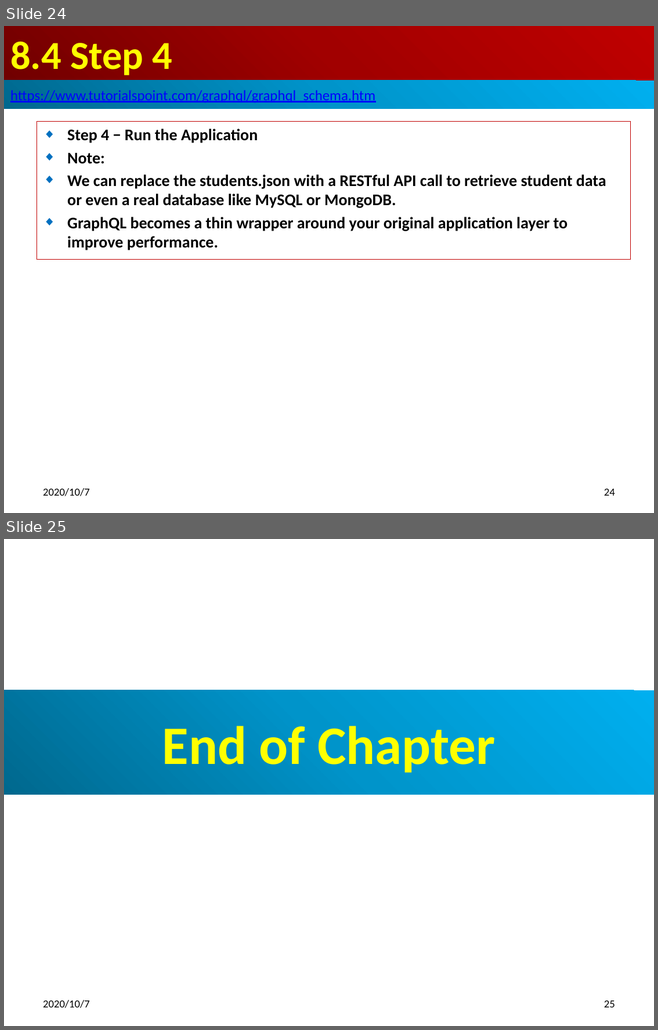
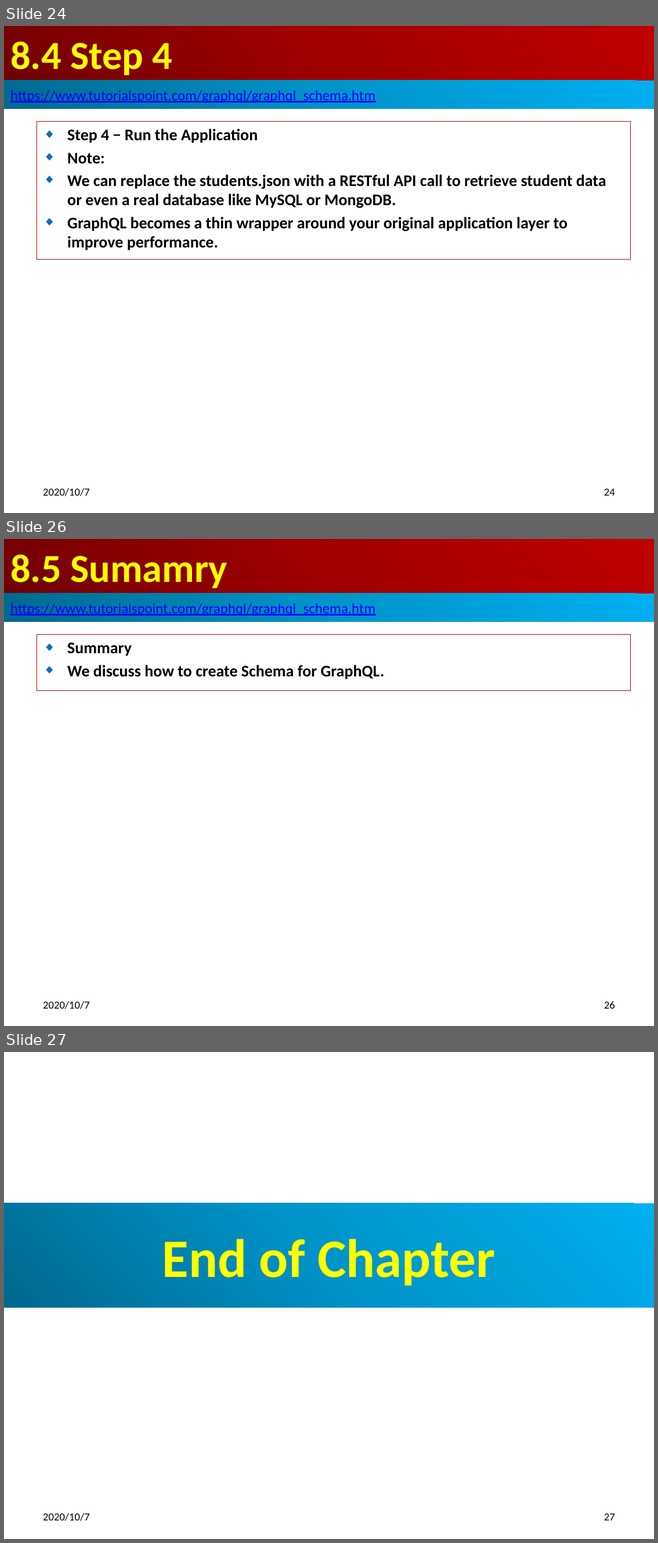
Before and after one commit to peterhchen/700_GraphQL, a slide deck: 08_SchemaApp.pptx. Shown one above the other, each under a label of ours: slides 24 and 25 before the commit, slides 24, 26 and 27 after it; the slides between them are not shown. The pictures are 658x1030 and 658x1543 pixels, drawn with LibreOffice and Linux fonts; fonts in the diff are those of the drawing. Boxes give left, top, right and bottom in pixels: in the first picture for what was removed or moved away, otherwise in the second. Text is boxed around its words. In the diff, an @@ line names an element or a change of style, - is before the commit and + after.

```diff
--- a/08_SchemaApp.pptx
+++ b/08_SchemaApp.pptx
@@ slide 26 added at box(4, 539, 654, 1026), background #FFFFFF @@
@@ title added at box(4, 539, 654, 594), fill gradient #720000 to #A20000 to #C00000, 44 pt, text #FFFF00, bold @@
+8.5 Sumamry
@@ rectangle added at box(4, 594, 654, 622), fill gradient #00688E to #0094CA to #00B0F0, 16 pt, text #0000FF, underline @@
+https://www.tutorialspoint.com/graphql/graphql_schema.htm
@@ subtitle added at box(36, 635, 630, 691), outline #C00000 0.75 pt, 18 pt, text #000000, bold @@
+◆ Summary
+◆ We discuss how to create Schema for GraphQL.
@@ text added at box(43, 1001, 90, 1009), 12 pt, text #000000 @@
+2020/10/7
@@ page number added at box(604, 1001, 615, 1009), 12 pt, text #000000 @@
+26
@@ what was slide 25 is now slide 27 @@
@@ page number at box(604, 1514, 615, 1521): text changed @@
-25
+27
```
Also in this commit, not shown: 1 other slide added, 2 other files.
